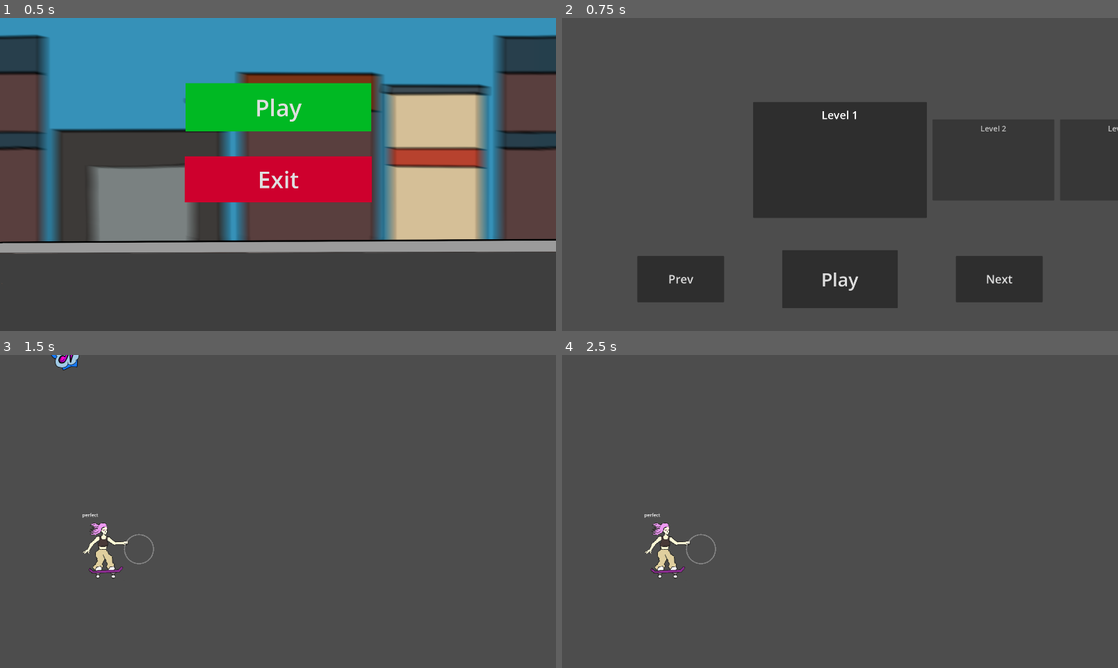
Above: before the commit, frames 1-4 (two rows, left to right).
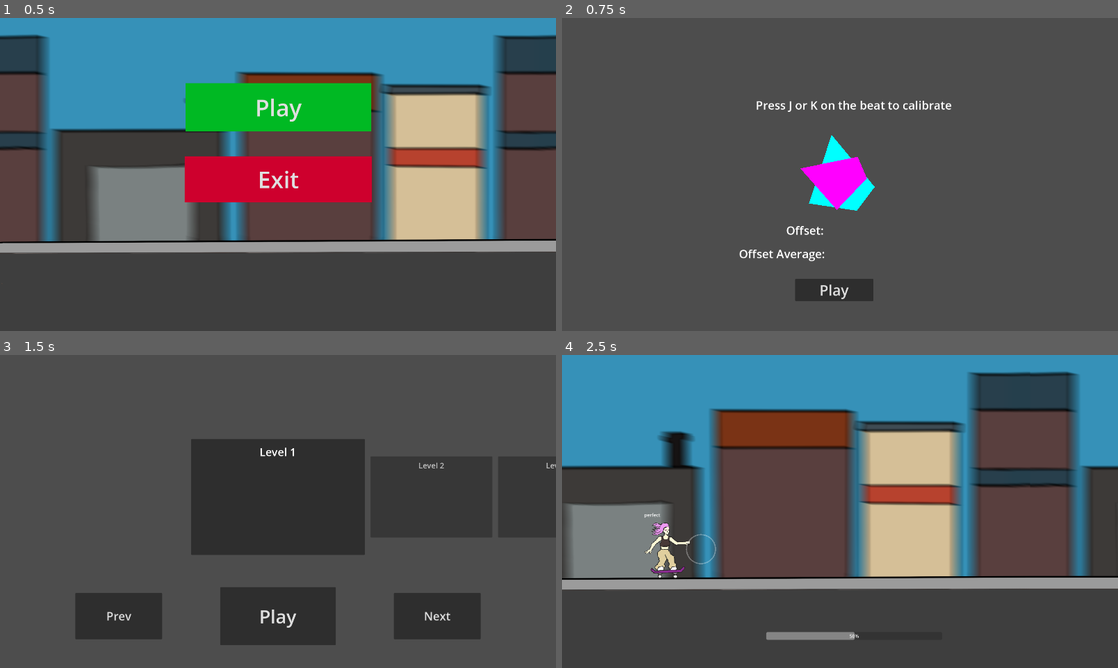
Above: after the commit, the same moments.

Repository: eel-in-denial/beat-skater
Game: Godot game, scene res://globals_and_scripts/game_manager/game_manager.tscn
The game is run twice, just before and just after one commit, with the same random seed, the same clock (stepped at 60 frames per second) and the same inputs. Sound files missing from this copy of the repository are replaced by a short silence.
Inputs (mouse positions are in pixels of both pictures, inside the frame that each line leads up to):
- Up to frame 1 (0.5 s): no input
- Up to frame 2 (0.75 s): click "Play" at 0.5 s
- Up to frame 3 (1.5 s): click "Play" at 1.25 s
- Up to frame 4 (2.5 s): click (840, 614) at 2 s, where only the run after the commit has a clickable "Play"

Frame 1 is identical in both runs. In frame 2, 19% of the frame differs, in the area x 13-100%, y 26-93%; in frame 3, 21%; in frame 4, 51%, in the area x 0-100%, y 0-91%.

Commit message:
ahhhh
json complete, callibration in process

Diff:
--- /dev/null
+++ b/UI/calibration/callibration.gd
@@ -0,0 +1,36 @@
+extends Node2D
+@onready var offset_label := $offset
+@onready var offset_avg_label := $offsetavg
+@onready var polygon := $Polygon2D
+@export var music: AudioStreamOggVorbis
+@export var bpm := 100
+var offset_list = []
+var ofst_avg := 0.0
+
+# Called when the node enters the scene tree for the first time.
+func _ready() -> void:
+	Global.new_level(music, bpm)
+
+
+func _physics_process(delta: float) -> void:
+	if polygon.scale.x > 1.0:
+		polygon.scale -= Vector2(0.01, 0.01)
+
+
+func _unhandled_input(event: InputEvent) -> void:
+	if event.is_action_pressed("beat_1") or event.is_action_pressed("beat_2"):
+		var ofst: float = Global.song_position - round(Global.beat_position)*Global.sec_per_beat
+		offset_list.append(ofst)
+		ofst_avg = 0.0
+		for o in offset_list:
+			ofst_avg += o
+		ofst_avg /= offset_list.size()
+		offset_label.text = "Offset: " + str(ofst)
+		offset_avg_label.text = "Offset Average: " + str(ofst_avg)
+		polygon.scale = Vector2(1.5, 1.5)
+
+
+
+func _on_button_pressed() -> void:
+	Global.input_offset = ofst_avg
+	GameManager.change_scene("level_select")
--- /dev/null
+++ b/UI/calibration/callibration.tscn
@@ -0,0 +1,52 @@
+[gd_scene load_steps=3 format=3 uid="uid://cynfciislaxxt"]
+
+[ext_resource type="Script" uid="uid://cypnnx5qqcwn1" path="res://UI/calibration/callibration.gd" id="1_tu7ka"]
+[ext_resource type="AudioStream" uid="uid://c1xaun4yo3xns" path="res://songs/roulette round 2 slow.ogg" id="2_5qg7k"]
+
+[node name="Callibration" type="Node2D"]
+script = ExtResource("1_tu7ka")
+music = ExtResource("2_5qg7k")
+
+[node name="Label" type="Label" parent="."]
+offset_left = 669.0
+offset_top = 273.0
+offset_right = 1357.0
+offset_bottom = 328.0
+theme_override_font_sizes/font_size = 40
+text = "Press J or K on the beat to calibrate"
+
+[node name="Polygon2D" type="Polygon2D" parent="."]
+position = Vector2(954, 586)
+color = Color(0, 1, 1, 1)
+polygon = PackedVector2Array(126, -3, 64, 79, -101, 54, -23, -183)
+
+[node name="Polygon2D2" type="Polygon2D" parent="."]
+position = Vector2(952, 550)
+color = Color(1, 0, 1, 1)
+polygon = PackedVector2Array(69, -71, -129, -31, -3, 112, 101, 3)
+
+[node name="offset" type="Label" parent="."]
+offset_left = 774.0
+offset_top = 705.0
+offset_right = 1384.0
+offset_bottom = 760.0
+theme_override_font_sizes/font_size = 40
+text = "Offset:"
+
+[node name="offsetavg" type="Label" parent="."]
+offset_left = 611.0
+offset_top = 786.0
+offset_right = 1221.0
+offset_bottom = 841.0
+theme_override_font_sizes/font_size = 40
+text = "Offset Average:"
+
+[node name="Button" type="Button" parent="."]
+offset_left = 805.0
+offset_top = 900.0
+offset_right = 1075.0
+offset_bottom = 977.0
+theme_override_font_sizes/font_size = 50
+text = "Play"
+
+[connection signal="pressed" from="Button" to="." method="_on_button_pressed"]
--- /dev/null
+++ b/UI/example cal.tscn
@@ -0,0 +1,66 @@
+[gd_scene load_steps=3 format=3 uid="uid://b5jj8ieuvlitj"]
+
+[ext_resource type="Script" uid="uid://c1rvninqdujah" path="res://UI/example.gd" id="1_wnkak"]
+
+[sub_resource type="Resource" id="Resource_umqcq"]
+metadata/__load_path__ = "res://music_and_effects/roulette round 2 slow.ogg"
+
+[node name="Callibration" type="Node2D"]
+script = ExtResource("1_wnkak")
+music = SubResource("Resource_umqcq")
+
+[node name="Label" type="Label" parent="."]
+offset_left = 669.0
+offset_top = 273.0
+offset_right = 1357.0
+offset_bottom = 328.0
+theme_override_font_sizes/font_size = 40
+text = "Press space on the beat to calibrate"
+
+[node name="Polygon2D" type="Polygon2D" parent="."]
+position = Vector2(954, 586)
+color = Color(0, 1, 1, 1)
+polygon = PackedVector2Array(126, -3, 64, 79, -101, 54, -23, -183)
+
+[node name="Polygon2D2" type="Polygon2D" parent="."]
+position = Vector2(952, 550)
+color = Color(1, 0, 1, 1)
+polygon = PackedVector2Array(69, -71, -129, -31, -3, 112, 101, 3)
+
+[node name="offset" type="Label" parent="."]
+offset_left = 774.0
+offset_top = 705.0
+offset_right = 1384.0
+offset_bottom = 760.0
+theme_override_font_sizes/font_size = 40
+text = "Offset:"
+
+[node name="offsetavg" type="Label" parent="."]
+offset_left = 611.0
+offset_top = 786.0
+offset_right = 1221.0
+offset_bottom = 841.0
+theme_override_font_sizes/font_size = 40
+text = "Offset Average:"
+
+[node name="Button" type="Button" parent="."]
+offset_left = 805.0
+offset_top = 900.0
+offset_right = 1075.0
+offset_bottom = 977.0
+theme_override_font_sizes/font_size = 50
+text = "Play"
+
+[node name="Beat Tracker" parent="."]
+_import_path = NodePath("")
+unique_name_in_owner = false
+process_mode = 0
+process_priority = 0
+process_physics_priority = 0
+process_thread_group = 0
+physics_interpolation_mode = 0
+auto_translate_mode = 0
+editor_description = ""
+script = null
+
+[connection signal="pressed" from="Button" to="." method="_on_button_pressed"]
--- /dev/null
+++ b/UI/example.gd
@@ -0,0 +1,40 @@
+extends Node2D
+@onready var offset := $offset
+@onready var offset_avg := $offsetavg
+@onready var polygon := $Polygon2D
+@export var music: AudioStreamOggVorbis
+@export var bpm := 100
+var offset_list = []
+var ofst_avg := 0.0
+
+# Called when the node enters the scene tree for the first time.
+func _ready() -> void:
+	Global.new_room(music, bpm)
+
+
+func _physics_process(delta: float) -> void:
+	if polygon.scale.x > 1.0:
+		polygon.scale -= Vector2(0.01, 0.01)
+
+
+func _unhandled_input(event: InputEvent) -> void:
+	if event.is_action_pressed("jump"):
+		var ofst := 0.0
+		if Global.beat_percent > 0.5:
+			ofst = Global.beat_percent - 1
+		else:
+			ofst = Global.beat_percent
+		offset_list.append(ofst)
+		ofst_avg = 0.0
+		for o in offset_list:
+			ofst_avg += o
+		ofst_avg /= offset_list.size()
+		offset.text = "Offset: " + str(ofst)
+		offset_avg.text = "Offset Average: " + str(ofst_avg)
+		polygon.scale = Vector2(1.5, 1.5)
+
+
+
+func _on_button_pressed() -> void:
+	Global.input_offset = 0 #ofst_avg
+	get_tree().change_scene_to_file("res://environments/general/overworld.tscn")
--- a/UI/title_screen/title_screen.gd
+++ b/UI/title_screen/title_screen.gd
@@ -11,8 +11,10 @@
 	pass
 
 func _on_play_pressed() -> void:
-	GameManager.change_scene("level_select")
-
+	if Global.is_calibrated:
+		GameManager.change_scene("level_select")
+	else:
+		GameManager.change_scene("calibrate")
 
 func _on_exit_pressed() -> void:
 	get_tree().quit()
--- a/UI/title_screen/title_screen.tscn
+++ b/UI/title_screen/title_screen.tscn
@@ -1,8 +1,8 @@
 [gd_scene load_steps=6 format=3 uid="uid://bo86xcc5x5ia0"]
 
 [ext_resource type="Script" uid="uid://tjlsogpccnxr" path="res://UI/title_screen/title_screen.gd" id="1_5whv5"]
-[ext_resource type="Texture2D" uid="uid://ejqir7kmsfgi" path="res://level_assets/assets/BackgroundDraft.png" id="2_816ia"]
-[ext_resource type="Texture2D" uid="uid://binuhy6esxq8p" path="res://level_assets/assets/Untitled_Artwork-2.png" id="3_udsnl"]
+[ext_resource type="Texture2D" uid="uid://ejqir7kmsfgi" path="res://level_assets/background/BackgroundDraft.png" id="2_816ia"]
+[ext_resource type="Texture2D" uid="uid://binuhy6esxq8p" path="res://level_assets/floor/Untitled_Artwork-2.png" id="3_udsnl"]
 
 [sub_resource type="StyleBoxFlat" id="StyleBoxFlat_ngrig"]
 bg_color = Color(0, 0.7269895, 0.13728893, 1)
--- a/globals_and_scripts/game_manager/game_manager.gd
+++ b/globals_and_scripts/game_manager/game_manager.gd
@@ -10,7 +10,8 @@
 	game_scene_files = {
 		"title_screen": load("res://UI/title_screen/title_screen.tscn"),
 		"level_select": load("res://UI/level_select/level_select.tscn"),
-		"level_play": load("res://levels/level_player.tscn")
+		"level_play": load("res://levels/level_player.tscn"),
+		"calibrate": load("res://UI/calibration/callibration.tscn")
 		}
 	change_scene("title_screen")
 
--- a/globals_and_scripts/global.gd
+++ b/globals_and_scripts/global.gd
@@ -1,14 +1,16 @@
 extends Node
 
-@onready var bg_music = $BGM
+@onready var bg_music := $BGM
 
 signal song_end
+signal hit_accuracy(value: float)
 
 var bpm := 120
 var sec_per_beat := 60.0 / 100
 
 var song_position := 0.0
 var beat_position := 0.0
+var song_duration := 0.0
 
 var audio_offset := 0.0
 var visual_offset := 0.0
@@ -23,10 +25,11 @@
 var player_speed := 0.0
 var player_screen_position := Vector2(480.0, 0)
 
+var is_calibrated := false
+
 
 
 func _ready() -> void:
-	new_level(load("res://music/roulette round 2 slow.ogg"),100)
 	audio_offset = AudioServer.get_output_latency()
 	current_song = bg_music.stream
 
@@ -34,7 +37,7 @@
 # Called every frame. 'delta' is the elapsed time since the previous frame.
 func _process(delta: float) -> void:
 	if enabled:
-		song_position = bg_music.get_playback_position() + AudioServer.get_time_since_last_mix() - audio_offset + visual_offset
+		song_position = bg_music.get_playback_position() + AudioServer.get_time_since_last_mix() - audio_offset + input_offset
 		beat_position = song_position / sec_per_beat
 
 
@@ -47,6 +50,7 @@
 	bg_music.play()
 	enabled = true
 	current_song = bg_music.stream
+	song_duration = bg_music.stream.get_length()
 
 func reset():
 	bg_music.stop()
@@ -54,9 +58,10 @@
 
 func check_is_on_beat(time_pos := 0.0):
 	var diff: float = abs(song_position - time_pos)
+	hit_accuracy.emit(song_position - time_pos)
 	if diff <= 0.03:
 		return hit.Perfect
-	elif diff <= 0.6:
+	elif diff <= 0.06:
 		return hit.Good
 	elif diff <= 0.1:
 		return hit.OK
--- a/level_assets/scripts/beat.gd
+++ b/level_assets/beat/beat.gd
@@ -14,7 +14,7 @@
 
 func _process(delta: float) -> void:
 	if is_long_playing:
-		hold_position -= Global.speed * delta
+		hold_position -= Global.player_speed * delta
 		if hold_position >= 0:
 			hold_sprite.position.x = -hold_position
 			hold_line.set_point_position(1, Vector2(-hold_position, 0))
@@ -32,14 +32,14 @@
 	height = data["height"]
 	press_type = data["press_type"]
 
-	position.x = Global.player_screen_position.x
+	position = Vector2(Global.player_screen_position.x + 120.0 + (data["beat"] - 1)*Global.sec_per_beat*Global.player_speed, 670)
 	if beat_type == 1:
 		modulate = Color(1.0, 1.0, 1.0)
 	elif beat_type == 2:
 		modulate = Color(1.0, 0.0, 0.0)
 	if press_type == "hold":
 		hold_time = data["duration"] * Global.sec_per_beat
-		hold_position = hold_time * Global.speed
+		hold_position = hold_time * Global.player_speed
 		position.x += hold_position
 		hold_sprite = $HoldBeat
 		hold_line = $HoldLine
--- a/level_assets/scenes/beat.tscn
+++ b/level_assets/beat/beat.tscn
@@ -1,13 +1,13 @@
 [gd_scene load_steps=4 format=3 uid="uid://dvaun3d7mwxtv"]
 
-[ext_resource type="Script" uid="uid://cndvpa4vmp2kf" path="res://level_assets/scripts/beat.gd" id="1_kxwgy"]
-[ext_resource type="Texture2D" uid="uid://buoltpn4wmqc1" path="res://level_assets/assets/Beat draft.png" id="2_ws4or"]
+[ext_resource type="Script" uid="uid://cndvpa4vmp2kf" path="res://level_assets/beat/beat.gd" id="1_1vuhb"]
+[ext_resource type="Texture2D" uid="uid://buoltpn4wmqc1" path="res://level_assets/beat/Beat draft.png" id="2_n3x3u"]
 
 [sub_resource type="CircleShape2D" id="CircleShape2D_k117l"]
 radius = 59.211487
 
 [node name="Beat" type="Area2D"]
-script = ExtResource("1_kxwgy")
+script = ExtResource("1_1vuhb")
 
 [node name="HoldLine" type="Line2D" parent="."]
 points = PackedVector2Array(0, 0)
@@ -20,12 +20,12 @@
 
 [node name="HoldBeat" type="Sprite2D" parent="HoldBeat"]
 position = Vector2(-3, 14)
-texture = ExtResource("2_ws4or")
+texture = ExtResource("2_n3x3u")
 offset = Vector2(-480, 0)
 
 [node name="Beat" type="Sprite2D" parent="."]
 position = Vector2(-3, 14)
-texture = ExtResource("2_ws4or")
+texture = ExtResource("2_n3x3u")
 offset = Vector2(-480, 0)
 
 [connection signal="area_entered" from="." to="." method="_on_area_entered"]
--- a/level_assets/scenes/background.tscn
+++ /dev/null
@@ -1,11 +0,0 @@
-[gd_scene load_steps=2 format=3 uid="uid://bkj0dh0b2d4v8"]
-
-[ext_resource type="Texture2D" uid="uid://ejqir7kmsfgi" path="res://level_assets/assets/BackgroundDraft.png" id="1_pfw4i"]
-
-[node name="Background" type="Sprite2D"]
-z_index = -1
-texture_repeat = 2
-texture = ExtResource("1_pfw4i")
-centered = false
-region_enabled = true
-region_rect = Rect2(0, 0, 7680, 1080)
--- a/levels/level_1.json
+++ b/levels/level_1.json
@@ -5,7 +5,14 @@
 	"player_speed": 700,
 	"song_path": "res://songs/roulette round 2 slow.ogg",
 	"beats": [
-		{"beat_type": 1, "press_type": "tap", "height": 0, "beat": 9, "duration": 4}
+		{"beat_type": 1, "press_type": "tap", "height": 0, "beat": 9, "duration": 0},
+		{"beat_type": 1, "press_type": "tap", "height": 0, "beat": 13, "duration": 0},
+		{"beat_type": 1, "press_type": "tap", "height": 0, "beat": 17, "duration": 0},
+		{"beat_type": 1, "press_type": "tap", "height": 0, "beat": 21, "duration": 0},
+		{"beat_type": 1, "press_type": "hold", "height": 0, "beat": 25, "duration": 4},
+		{"beat_type": 1, "press_type": "tap", "height": 0, "beat": 33, "duration": 0},
+		{"beat_type": 1, "press_type": "hold", "height": 0, "beat": 37, "duration": 8},
+
 	],
 
 	"objects": [
--- a/levels/level_player.gd
+++ b/levels/level_player.gd
@@ -1,28 +1,26 @@
 extends Node2D
 
-var background = preload("res://level_assets/scenes/background.tscn")
-var beat = preload("res://level_assets/scenes/beat.tscn")
+var beat = preload("res://level_assets/beat/beat.tscn")
 #var floor = preload("")
 var beat_distance := 0.0
 
 
-@onready var backgrouds: Array[Sprite2D] = [$Background]
+@onready var backgroud: Sprite2D = $Background
+@onready var floor := $Floor
 @onready var player := $Player
+@onready var accuracy_reader := $CanvasLayer/ProgressBar
 var beats: Array[Beat] = []
 var json_path: String
 var level_data: Dictionary
 
 
-#var level_1_beats = [
-#[1, 13, 1], [1, 13, 2.5], [11, 13, 4, 14, 2], [1, 14, 3], [2, 14, 3.5], [11, 14, 4.5, 16, 1],
-#[2, 17, 1], [1, 17, 2.5], [22, 17, 4, 18, 3], [1, 19, 1], [2, 19, 2.5], [11, 19, 4, 20, 3], [2, 21, 1], [1, 21, 2.5], [22, 21, 4, 22, 2], [2, 22, 3], [1, 22, 3.5], [22, 22, 4.5, 24, 4],
-#[1, 25, 1], [2, 25, 2.5], [11, 25, 4, 26, 2], [2, 26, 3], [1, 26, 3.5], [2, 26, 4], [1, 26, 4.5], [2, 27, 1], [1, 27, 2.5], [22, 27, 4, 28, 2], [1, 28, 2.5], [2, 28, 3.5], [1, 28, 4], [2, 28, 4.5]]
 # Called when the node enters the scene tree for the first time.
 func initialize_data(data := {"json_path": ""}):
 	json_path = data["json_path"]
-	print(json_path, "sdkfhb")
 
 func _ready() -> void:
+	Global.hit_accuracy.connect(show_hit_accuracy)
+	Global.song_end.connect(transition_to_score)
 	level_data = load_json_data(json_path)
 	load_level()
 
@@ -48,27 +46,21 @@
 func load_level():
 	Global.song_end.connect(transition_to_score)
 	Global.player_speed = 700
-	print(level_data, json_path)
 	Global.new_level(load(level_data["song_path"]), int(level_data["bpm"]))
 	beat_distance = Global.player_speed * Global.sec_per_beat
 	player.initialize_level()
 
-
+	backgroud.region_rect.size.x = Global.player_speed * Global.song_duration + 1920
+	floor.region_rect.size.x = Global.player_speed * Global.song_duration + 1920
 
 	for b_data in level_data["beats"]:
 		var new_beat: Beat = beat.instantiate()
-		#var time_pos: float = Global.sec_per_beat * (b["beat"] - 1)
-		#if b["press_type"] == "hold":
-			#pass
-		#var hold_time := 0.0
-		#if b["beat_type"] == 11 or b["beat_type"] == 22:
-			#hold_time = Global.sec_per_beat * (((b[3] - 1) * 4 + b[4] - 1) - ((b[1] - 1) * 4 + b[2] - 1))
-		#new_beat.initialise(
-			#b["beat_type"], b["height"], time_pos,
-			#Vector2(player_position + time_pos*Global.speed, 670), hold_time)
 		new_beat.initialise(b_data)
 		add_child(new_beat)
 		beats.append(new_beat)
 
 func transition_to_score():
-	get_tree().change_scene_to_file("res://test/title_screen.tscn")
+	GameManager.change_scene("level_select")
+
+func show_hit_accuracy(value: float):
+	accuracy_reader.value = 50 + value*500
--- a/levels/level_player.tscn
+++ b/levels/level_player.tscn
@@ -1,13 +1,37 @@
-[gd_scene load_steps=3 format=3 uid="uid://b32omb74nxg7c"]
+[gd_scene load_steps=5 format=3 uid="uid://b32omb74nxg7c"]
 
 [ext_resource type="Script" uid="uid://cnu6pqrxeqr5h" path="res://levels/level_player.gd" id="1_pihvh"]
 [ext_resource type="PackedScene" uid="uid://deopnh0suycc6" path="res://player/player.tscn" id="2_fi75e"]
+[ext_resource type="Texture2D" uid="uid://binuhy6esxq8p" path="res://level_assets/floor/Untitled_Artwork-2.png" id="3_abvnd"]
+[ext_resource type="Texture2D" uid="uid://ejqir7kmsfgi" path="res://level_assets/background/BackgroundDraft.png" id="3_fi75e"]
 
 [node name="LevelPlayer" type="Node2D"]
 script = ExtResource("1_pihvh")
+
+[node name="Background" type="Sprite2D" parent="."]
+texture_repeat = 2
+texture = ExtResource("3_fi75e")
+centered = false
+region_enabled = true
+region_rect = Rect2(0, 0, 10000, 1080)
+
+[node name="Floor" type="Sprite2D" parent="."]
+texture = ExtResource("3_abvnd")
+centered = false
+region_enabled = true
+region_rect = Rect2(0, 0, 1920, 1080)
 
 [node name="Player" parent="." instance=ExtResource("2_fi75e")]
 position = Vector2(360, 690)
 
 [node name="Camera2D" type="Camera2D" parent="Player"]
 offset = Vector2(600, -150)
+
+[node name="CanvasLayer" type="CanvasLayer" parent="."]
+
+[node name="ProgressBar" type="ProgressBar" parent="CanvasLayer"]
+offset_left = 705.0
+offset_top = 956.0
+offset_right = 1313.0
+offset_bottom = 983.0
+value = 50.0
--- a/player/player.gd
+++ b/player/player.gd
@@ -11,7 +11,7 @@
 
 func _unhandled_input(event: InputEvent) -> void:
 	if is_instance_valid(on_beat):
-		if event.is_action_pressed("beat_1") and on_beat.beat_type == 1:
+		if ((event.is_action_pressed("beat_1") and on_beat.beat_type == 1) or (event.is_action_pressed("beat_2") and on_beat.beat_type == 2)) and on_beat.press_type == "tap":
 			match Global.check_is_on_beat(on_beat.time_pos):
 				Global.hit.Perfect:
 					label.text = "perfect"
@@ -24,20 +24,7 @@
 					on_beat.queue_free()
 				Global.hit.Miss:
 					label.text = "miss"
-		elif event.is_action_pressed("beat_2") and on_beat.beat_type == 2:
-			match Global.check_is_on_beat(on_beat.time_pos):
-				Global.hit.Perfect:
-					label.text = "perfect"
-					on_beat.queue_free()
-				Global.hit.Good:
-					label.text = "good"
-					on_beat.queue_free()
-				Global.hit.OK:
-					label.text = "ok"
-					on_beat.queue_free()
-				Global.hit.Miss:
-					label.text = "miss"
-		elif event.is_action_pressed("beat_1") and on_beat.beat_type == 11:
+		elif ((event.is_action_pressed("beat_1") and on_beat.beat_type == 1) or (event.is_action_pressed("beat_2") and on_beat.beat_type == 2)) and on_beat.press_type == "hold":
 			on_beat.is_held = true
 			on_beat.is_long_playing = true
 			on_beat.hold_sprite.visible = true
@@ -50,20 +37,7 @@
 					label.text = "ok"
 				Global.hit.Miss:
 					label.text = "miss"
-		elif event.is_action_pressed("beat_2") and on_beat.beat_type == 22:
-			on_beat.is_held = true
-			on_beat.is_long_playing = true
-			on_beat.hold_sprite.visible = true
-			match Global.check_is_on_beat(on_beat.time_pos):
-				Global.hit.Perfect:
-					label.text = "perfect"
-				Global.hit.Good:
-					label.text = "good"
-				Global.hit.OK:
-					label.text = "ok"
-				Global.hit.Miss:
-					label.text = "miss"
-		elif event.is_action_released("beat_1") and on_beat.beat_type == 11:
+		elif ((event.is_action_released("beat_1") and on_beat.beat_type == 1) or (event.is_action_released("beat_2") and on_beat.beat_type == 2)) and on_beat.press_type == "hold":
 			on_beat.is_held = false
 			on_beat.hold_sprite.visible = false
 			match Global.check_is_on_beat(on_beat.time_pos + on_beat.hold_time):
@@ -78,18 +52,3 @@
 					on_beat.queue_free()
 				Global.hit.Miss:
 					label.text = "miss"
-		elif event.is_action_released("beat_2") and on_beat.beat_type == 22:
-			on_beat.is_held = false
-			on_beat.hold_sprite.visible = false
-			match Global.check_is_on_beat(on_beat.time_pos  + on_beat.hold_time):
-				Global.hit.Perfect:
-					label.text = "perfect"
-					on_beat.queue_free()
-				Global.hit.Good:
-					label.text = "good"
-					on_beat.queue_free()
-				Global.hit.OK:
-					label.text = "ok"
-					on_beat.queue_free()
-				Global.hit.Miss:
-					label.text = "miss"
--- a/test/floor.tscn
+++ b/test/floor.tscn
@@ -1,6 +1,6 @@
 [gd_scene load_steps=3 format=3 uid="uid://bjbuxtd0m20xn"]
 
-[ext_resource type="Texture2D" uid="uid://binuhy6esxq8p" path="res://level_assets/assets/Untitled_Artwork-2.png" id="1_eq4kb"]
+[ext_resource type="Texture2D" uid="uid://binuhy6esxq8p" path="res://level_assets/floor/Untitled_Artwork-2.png" id="1_eq4kb"]
 
 [sub_resource type="RectangleShape2D" id="RectangleShape2D_8rkqs"]
 size = Vector2(2340, 848)
--- a/test/test_level.tscn
+++ b/test/test_level.tscn
@@ -1,16 +1,13 @@
-[gd_scene load_steps=5 format=3 uid="uid://cgl7kyhbwlbsi"]
+[gd_scene load_steps=4 format=3 uid="uid://cgl7kyhbwlbsi"]
 
 [ext_resource type="PackedScene" uid="uid://deopnh0suycc6" path="res://player/player.tscn" id="1_8rkqs"]
 [ext_resource type="Script" uid="uid://cnu6pqrxeqr5h" path="res://levels/level_player.gd" id="2_klfgi"]
 [ext_resource type="PackedScene" uid="uid://bjbuxtd0m20xn" path="res://test/floor.tscn" id="2_ls30l"]
-[ext_resource type="PackedScene" uid="uid://bkj0dh0b2d4v8" path="res://level_assets/scenes/background.tscn" id="4_kgsy5"]
 
 [node name="TestLevel" type="Node2D"]
 
 [node name="LevelGenerator" type="Node2D" parent="."]
 script = ExtResource("2_klfgi")
-
-[node name="Background" parent="LevelGenerator" instance=ExtResource("4_kgsy5")]
 
 [node name="Player" parent="." instance=ExtResource("1_8rkqs")]
 position = Vector2(360, 690)
Not shown, added: UI/calibration/callibration.gd.uid
Not shown, added: UI/example.gd.uid
Renamed: level_assets/assets/BackgroundDraft.png -> level_assets/background/BackgroundDraft.png
Not shown, changed: level_assets/background/BackgroundDraft.png.import
Renamed: level_assets/assets/Beat draft.png -> level_assets/beat/Beat draft.png
Not shown, changed: level_assets/beat/Beat draft.png.import
Renamed: level_assets/scripts/beat.gd.uid -> level_assets/beat/beat.gd.uid
Renamed: level_assets/assets/Untitled_Artwork-2.png -> level_assets/floor/Untitled_Artwork-2.png
Not shown, changed: level_assets/floor/Untitled_Artwork-2.png.import
Not shown, changed: web_build.zip
Not shown, changed: web_build/index.pck
